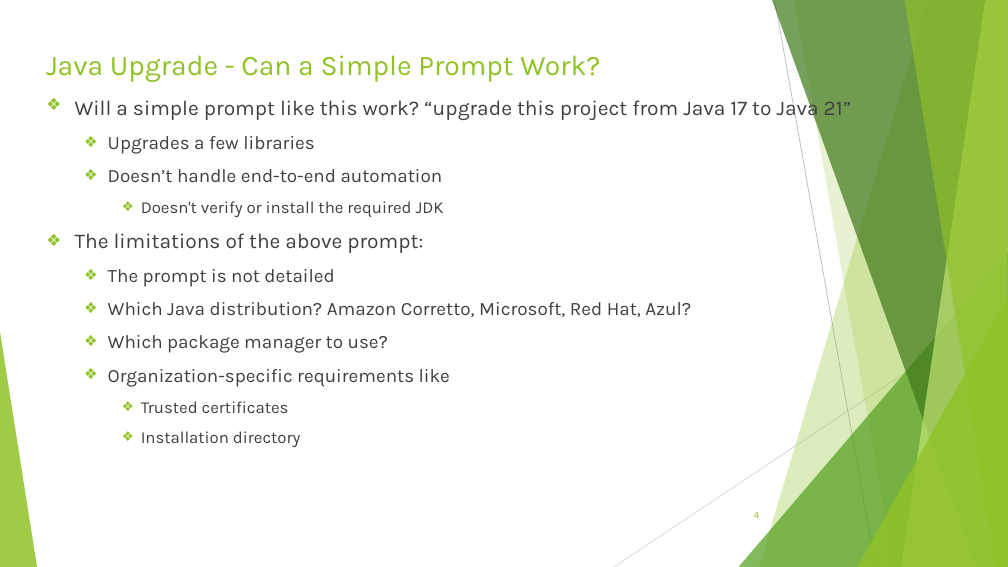
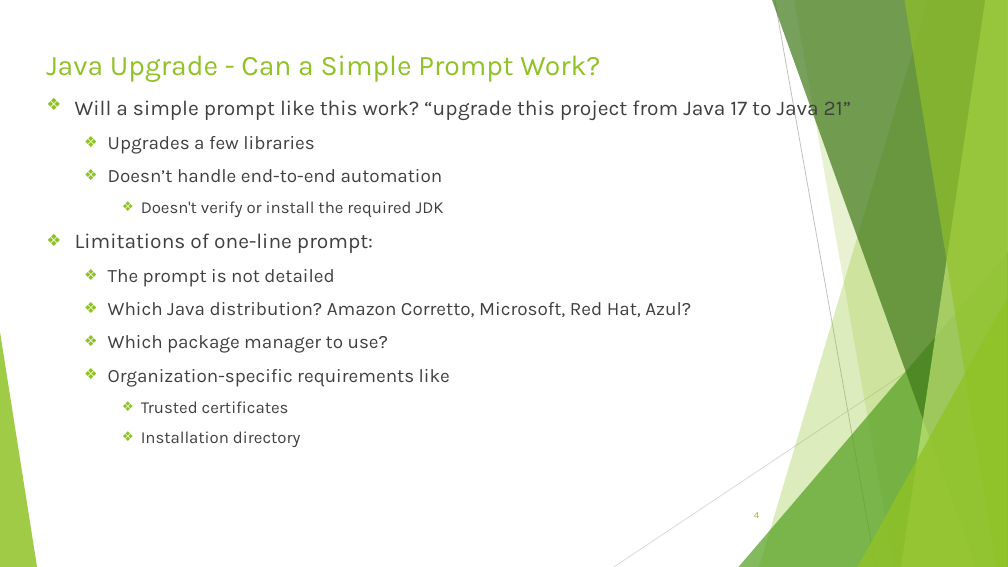
Before and after one commit to sri-chalam/ai-tech-notes, a slide deck: slide 4 of articles/ai-assisted-java-upgrade/AI-Assisted-Java-Upgrade-Presentation.pptx. Drawn at 1008x567 pixels with LibreOffice and Linux fonts; fonts in the diff are those of the drawing. Boxes give left, top, right and bottom in pixels: in the first picture for what was removed or moved away, otherwise in the second. Text is boxed around its words. In the diff, an @@ line names an element or a change of style, - is before the commit and + after.

```diff
--- a/articles/ai-assisted-java-upgrade/AI-Assisted-Java-Upgrade-Presentation.pptx
+++ b/articles/ai-assisted-java-upgrade/AI-Assisted-Java-Upgrade-Presentation.pptx
@@ text at box(75, 233, 373, 253): text changed @@
-❖ The limitations of the above prompt:
+❖ Limitations of one-line prompt:
```
Also in this commit, not shown: 12 other slides changed, 1 slide added.
